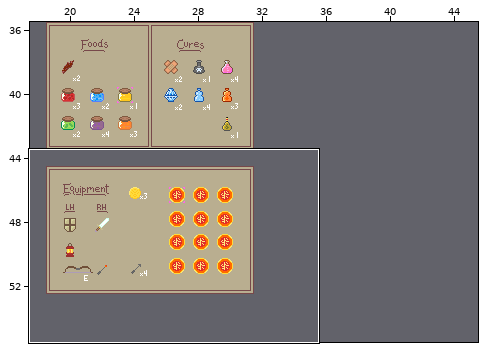
A Tiled map gets an edit: Assets/Resources/Maps/inventory.tmx. Above, an overview of the earlier version with the close-up marked.
Close-up. Before the commit:
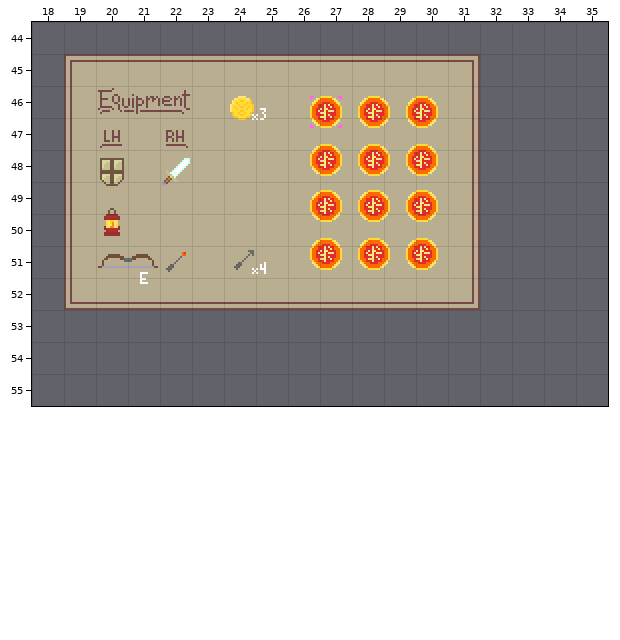
Cells are 16x16 px. Shown: x 18..35, y 44..55. The commit also changed other parts of the map, which this record leaves out.
And afterwards:
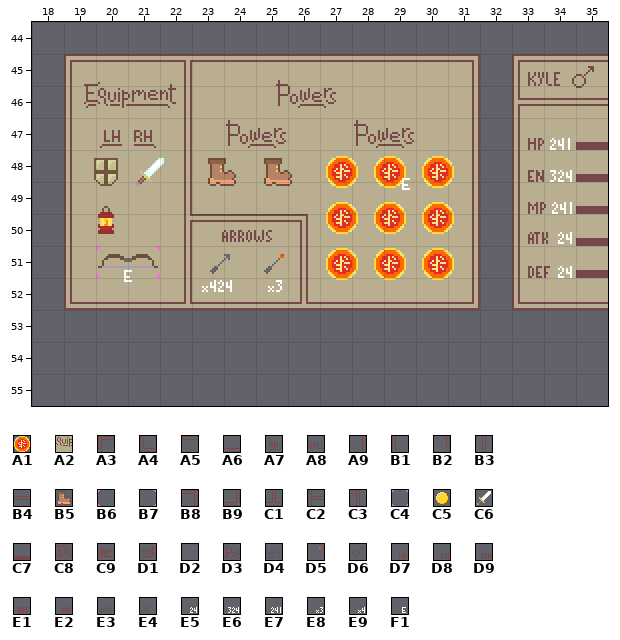
Key: from "AdventureSet": A1 91; from "BlankTile": A2 0; from "inventory": A3 10, A4 10 flipped up-down, A5 11, A6 11 flipped up-down, A7 13, A8 14, A9 25 flipped left-right, B1 26, B2 26 flipped left-right, B3 27, B4 27 turned 270, B5 32, B6 39, B7 40, B8 41, B9 41 flipped up-down, C1 42 flipped up-down, C2 42 turned 270, C3 43, C4 53, C5 54, C6 55, C7 59 flipped up-down, C8 60, C9 61, D1 62, D2 75, D3 76, D4 77, D5 91, D6 105, D7 124, D8 125, D9 126, E1 127, E2 142, E3 188, E4 189, E5 224, E6 228, E7 229, E8 242, E9 243, F1 245.
__ is an empty cell, .. an unchanged one.
Objects are placed by their top-left corner, in cells (3,4 is the top-left corner of cell 3,4); size is 1x1 cell unless given.
See-through tiles are keyed as they look on the map.
Changes in this commit:
--- layer "SKY"
@@ x 33..35 @@
-45 __ __ __
-46 __ __ __
-47 __ __ __
-48 __ __ __
-49 __ __ __
-50 __ __ __
-51 __ __ __
-52 __ __ __
+45 A2 A2 A2
+46 A2 A2 A2
+47 A2 A2 A2
+48 A2 A2 A2
+49 A2 A2 A2
+50 A2 A2 A2
+51 A2 A2 A2
+52 A2 A2 A2
--- layer "PARALLAX"
@@ x 20..35 @@
-45 .. .. A5 .. .. .. .. .. .. .. .. .. .. __ __ __
-46 C8 C9 D1 .. .. .. .. .. .. .. .. .. .. __ __ __
-47 .. __ A7 .. __ __ .. .. __ __ .. .. .. __ .. __
-48 .. .. __ .. .. .. .. .. .. .. .. .. .. __ .. __
-49 .. .. __ .. .. .. .. .. .. .. .. .. .. __ .. __
-50 .. .. __ __ __ __ __ .. .. .. .. .. .. __ .. __
-51 .. .. D5 .. .. .. __ .. .. .. .. .. .. __ .. __
-52 .. .. A6 .. .. .. A6 .. .. .. .. .. .. __ __ __
+45 .. .. B8 .. .. .. .. .. .. .. .. .. .. A3 A5 A5
+46 __ __ B2 .. .. .. .. .. .. .. .. .. .. C2 B4 B4
+47 .. A7 B2 .. D3 D4 .. .. D3 D4 .. .. .. B1 .. C7
+48 .. .. B2 .. .. .. .. .. .. .. .. .. .. B1 .. C7
+49 .. .. B2 .. .. .. .. .. .. .. .. .. .. B1 .. C7
+50 .. .. A9 A5 A5 A5 C3 .. .. .. .. .. .. B1 .. C7
+51 .. .. B2 .. .. .. B3 .. .. .. .. .. .. B1 .. C7
+52 .. .. B9 .. .. .. C1 .. .. .. .. .. .. A4 A6 A6
--- layer "FOLIAGE"
@@ x 20..21 @@
-51 __ __
+51 B6 B7
--- layer "ITEM"
-C5 at 24.1,46.2
+(outside this view)
-C6 at 22,48.2
+C6 at 21.2,48.2
-A1 at 28.2,47.8
+A1 at 28.7,48.2
-A1 at 26.7,47.8
+A1 at 27.2,48.2
-A1 at 29.7,47.8
+A1 at 30.2,48.2
-A1 at 26.7,49.2
+A1 at 27.2,49.6
-A1 at 28.2,49.2
+A1 at 28.7,49.6
-A1 at 29.7,49.2
+A1 at 30.2,49.6
-A1 at 26.7,50.8
+A1 at 27.2,51.1
-A1 at 28.2,50.8
+A1 at 28.7,51.1
-A1 at 29.7,50.8
+A1 at 30.2,51.1
-D2 at 24.1,50.9
+D2 at 23.4,51.1
-F1 at 20.8,51.2
+F1 at 20.2,51.2
+A8 at 33.5,45.2
+D6 at 34.7,45.2
+D3 at 25.6,45.8
+D4 at 26.6,45.8
+C8 at 19.6,45.8
+C9 at 20.6,45.8
+D1 at 21.6,45.8
+D7 at 33.1,47.1
+E7 at 33.9,47.1
+D8 at 33.1,48.1
+E6 at 33.9,48.1
+B5 at 23.4,48.2
+B5 at 25.2,48.2
+F1 at 28.9,48.3
+E2 at 33.1,49.1
+E7 at 33.9,49.1
+E3 at 23.9,49.9
+E4 at 24.9,49.9
+D9 at 33.2,50
+E5 at 33.9,50
+E1 at 33.2,51.1
+E5 at 33.9,51.1
+D5 at 25.1,51.1
+E9 at 22.8,51.5
+E5 at 23.3,51.5
+E8 at 24.9,51.5
-E8 at 24.4,46.1
-A1 at 26.7,46.3
-A1 at 28.2,46.3
-A1 at 29.7,46.3
-C4 at 26.7,46.3
-E9 at 24.4,50.9
